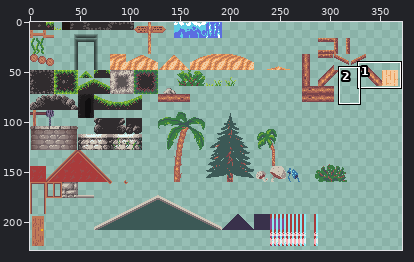
A sprite sheet gets an edit: resources/textures/OverworldTileset.png. The picture above shows the old version from afar; the outline marks the close-up.
Close-up. Old version:
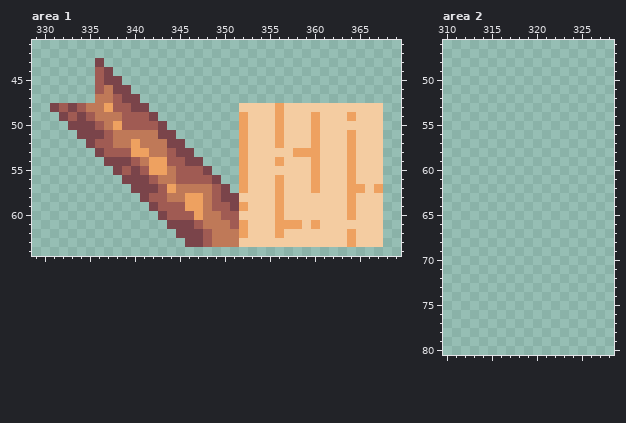
The file is 512x512 pixels. Colours within 5 levels of each other are drawn and written as one. Shown: area 1: x 329..369, y 41..64; area 2: x 310..328, y 46..80. The wide view leaves out empty margins. The commit also changed other parts of the picture, which this record leaves out.
Now the later version:
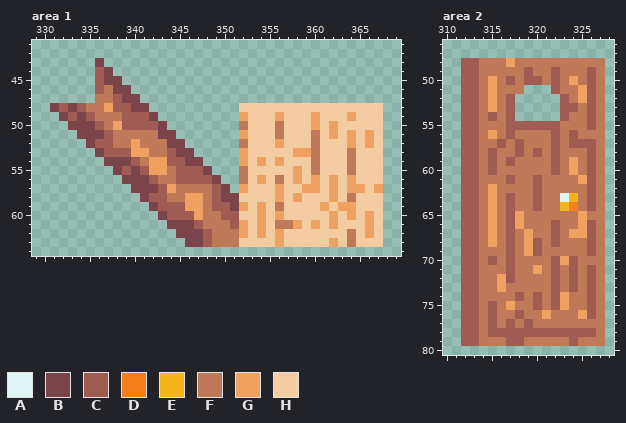
Palette (. is transparent): A #dff6f5  B #7a444a  C #a05b53  D #f47e1b  E #f4b41b  F #bf7958  G #eea160  H #f4cca1
Changes in this commit:
Changed rows in their new state; - is an unchanged pixel.
Area 1:
first column x 352:
48 ----H----------
50 F---F-----G----
51 ----F---F-G---G
52 F-------F-----G
53 --------F---F--
54 --G-----F---F--
55 F-----G-F---F--
56 F-G-F-G---G----
57 -------G--G----
58 ------G---G-F--
59 --G-F----G-G---
60 --G-------G---G
61 --G-FF----G---G
62 --G---------F-G
63 ----G-----G-F--
Area 2:
first column x 312:
48 CCFFFGFFFFFFFFFF
49 CCFFFFFCFFCFFFCF
50 CCFGFCFCCFCFGFCF
51 CCFGFFF---CFFGCF
52 CCFGFC-----CFGCF
53 CCFGFC-----CCFCF
54 CCFCFC-----CFFCF
55 CCFFFCCCCCCFFFCF
56 CCFGFCFFFFCFCFFF
57 CCFFCFCFFFCFCCCF
58 CCFCFFCFCFCFFFCF
59 CCFCFCFFFFCFGFCF
60 CCFCFFFFFFCFGFCF
61 CCFFFCFFCFFFFGCF
62 CCFGFFFFCFFFFFCF
63 CCFGFCFFCFFAEFCF
64 CCFGFCFFCFFEDFCF
65 CCFGFCGFFFFFFGFF
66 CCFGFCGFFFCFFGCF
67 CCFGFCFGFFCFGGCF
68 CCFGFCFGCFCFFFCF
69 CCFFFCFGCFFFFFCF
70 CCFCFCFFFFCGCFFF
71 CCFFFCFFGFCFCFCF
72 CCFFGCFFFFCFCFCF
73 CCFFGFFFFFCFCFCF
74 CCFFFFCFCFCGFFCF
75 CCFCFGFFCFCGFFCF
76 CCFCFFCFFGFFFGCF
77 CCFCFCFCFFFFFFFF
78 CCFCCCCCCCCCCCCF
79 CCFFFCCFFFFFCFFF
Where, in picture pixels (left, top, right, bottom), the same in both close-ups:
changed: (239, 103, 374, 247)
added: (461, 58, 605, 346)
